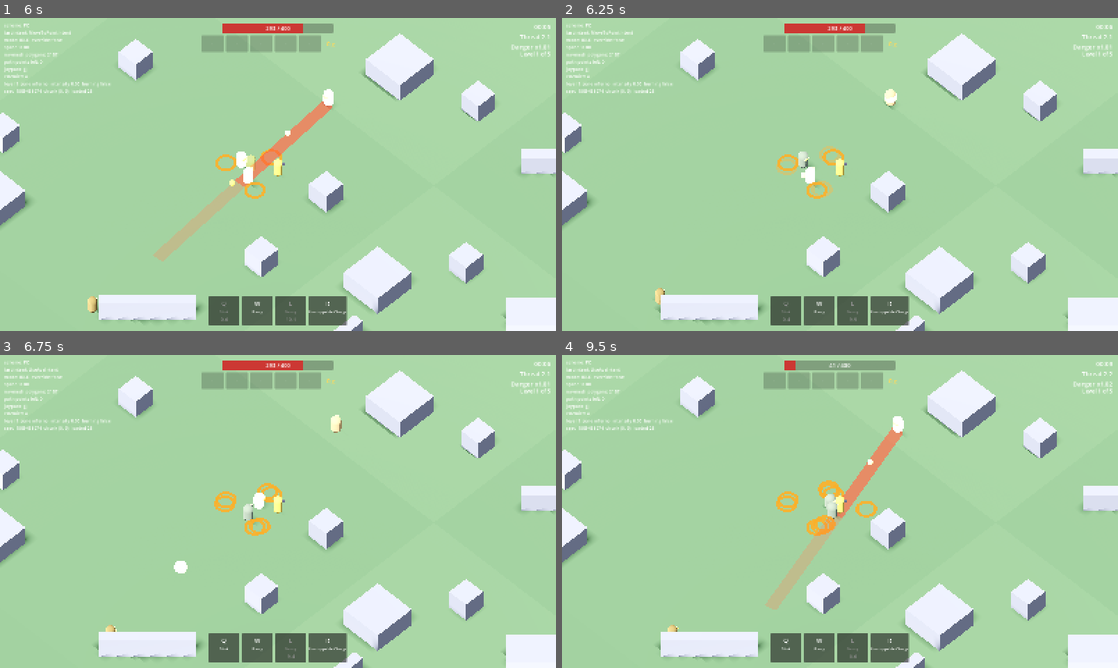
Above: before the commit, frames 1-4 (two rows, left to right).
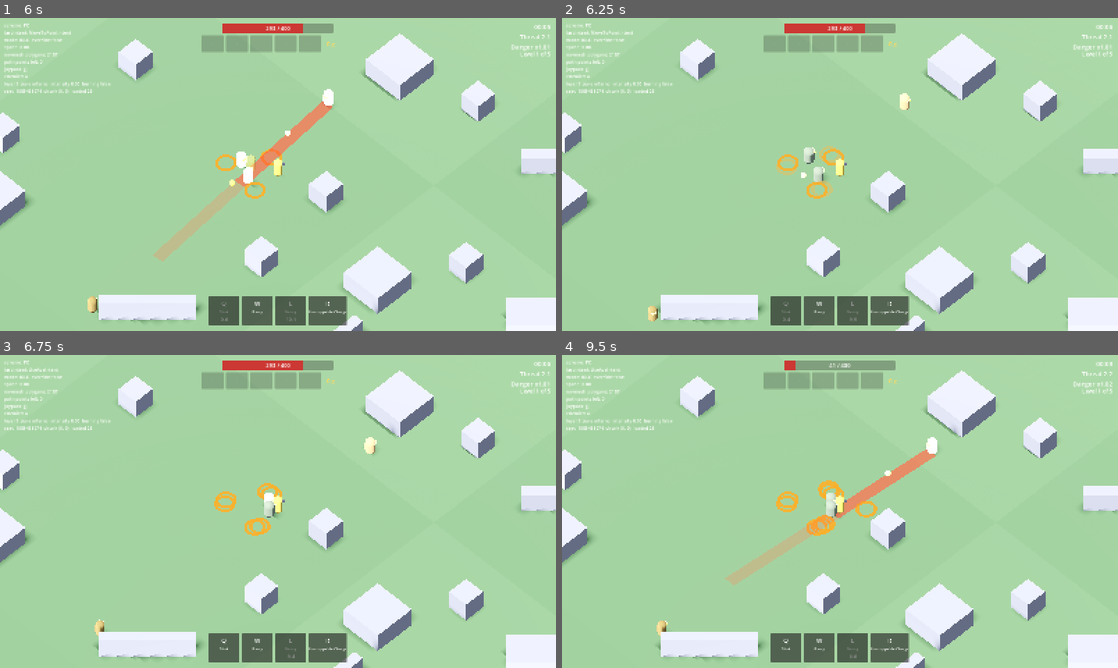
Above: after the commit, the same moments.

Repository: Ahadwen/Escape-v2
Game: Godot game, scene res://world/levels/level.tscn
The game is run twice, just before and just after one commit, with the same random seed, the same clock (stepped at 60 frames per second) and the same inputs.
Inputs (mouse positions are in pixels of both pictures, inside the frame that each line leads up to):
- Up to frame 1 (6 s): tap Enter at 0.5 s; move the mouse to (400, 158) at 0.52 s; tap Q (ability_1) at 0.6 s; click (400, 158) at 0.67 s; drag from (166, 190) to (250, 237) at 1.27 s; move the mouse to (333, 105) at 2.02 s; tap E (ability_3) at 2.1 s; click (333, 105) at 2.17 s; drag from (250, 237) to (111, 127) at 2.77 s; move the mouse to (444, 221) at 3.52 s; click (444, 221) at 3.6 s; drag from (111, 127) to (194, 96) at 4.27 s; move the mouse to (305, 174) at 5.02 s; right-click (305, 174) at 5.1 s; click (305, 174) at 5.17 s; drag from (194, 96) to (166, 190) at 5.77 s
- Up to frame 2 (6.25 s): no input
- Up to frame 3 (6.75 s): move the mouse to (400, 495) at 6.52 s; tap 1 (use_ace_1) at 6.6 s; click (400, 495) at 6.67 s
- Up to frame 4 (9.5 s): drag from (728, 527) to (812, 574) at 7.27 s; move the mouse to (895, 442) at 8.02 s; tap 3 (use_ace_3) at 8.1 s; click (895, 442) at 8.17 s; drag from (812, 574) to (673, 464) at 8.77 s

Frame 1 is identical in both runs. In frame 2, 0.6% of the frame differs, in the area x 15-63%, y 22-97%; in frame 3, 0.7%; in frame 4, 2.8%, in the area x 17-72%, y 19-90%.

Commit message:
Fix crash after death: hunters drop their action when they lose their target
Abilities assumed a target; once the player died (or a decoy was freed)
mid-action they called predicted_position on null.

Co-Authored-By: Claude Opus 5.5 <noreply@anthropic.com>
Claude-Session: https://claude.ai/code/session_01MK2ViG6yW215fERvVJH3QP

Diff:
--- a/enemies/hunters/hunter_brain.gd
+++ b/enemies/hunters/hunter_brain.gd
@@ -40,8 +40,15 @@
 	_update_speed_floor()
 	for i: int in _cooldowns.size():
 		_cooldowns[i] -= delta
+	if target != null and not is_instance_valid(target):
+		target = null
+	if current_action != null and target == null:
+		# Target gone (died, or a decoy expired): abilities assume one.
+		warning.clear()
+		current_action.cancel()
+		current_action = null
 	if current_action != null:
-		if target != null and _try_interrupting_ability():
+		if _try_interrupting_ability():
 			return
 		if current_action.tick(delta):
 			current_action = null
